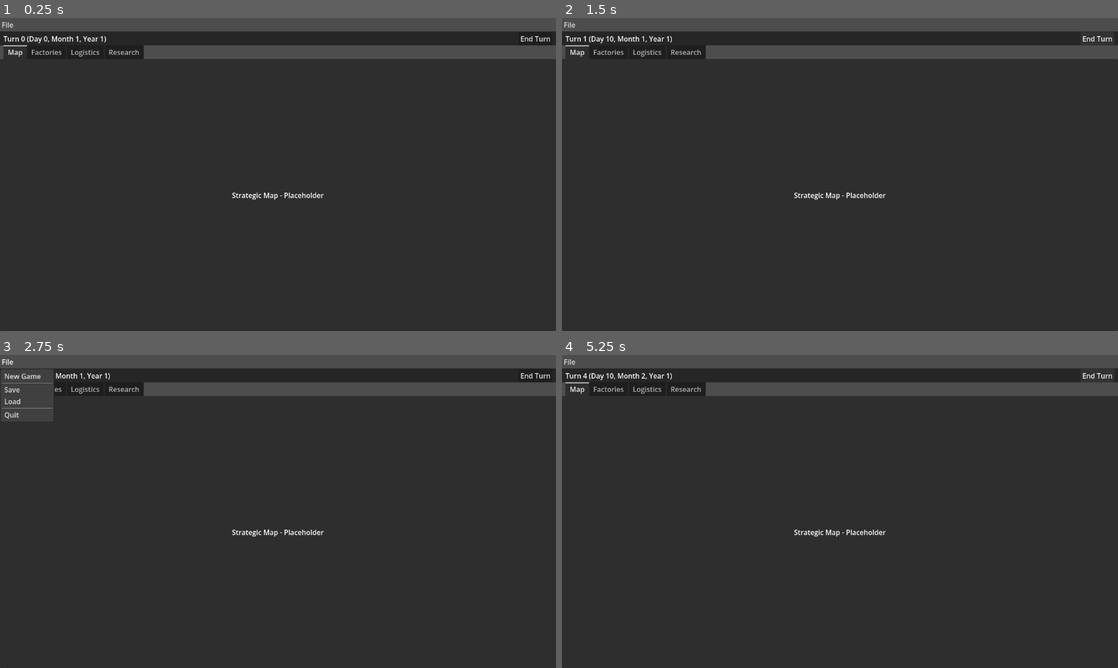
Above: before the commit, frames 1-4 (two rows, left to right).
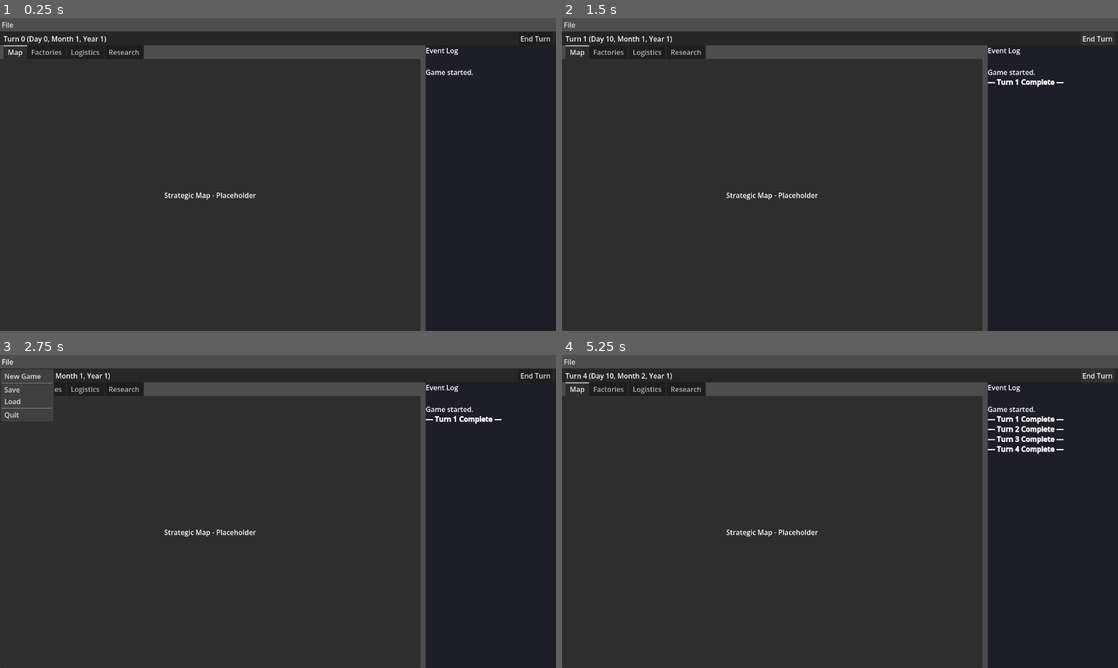
Above: after the commit, the same moments.

Repository: gammamike/Pixel
Game: Godot game, scene res://scenes/main.tscn
Two runs of this game, one before a commit and one after it. Both use one fixed random seed, a clock stepped at 60 frames per second and the inputs below.
Inputs:
- Up to frame 1 (0.25 s): no input
- Up to frame 2 (1.5 s): click "File" at 0.5 s; click "End Turn" at 1.25 s
- Up to frame 3 (2.75 s): click "File" at 2 s
- Up to frame 4 (5.25 s): click "End Turn" at 2.75 s; click "File" at 3.5 s; click "End Turn" at 4.25 s; tap Enter at 5 s

The runs differ from the first frame. In frame 1, 2.1% of the frame differs, in the area x 29-100%, y 8-100%; in frame 2, 2.3%; in frame 3, 2.3%; in frame 4, 2.7%.

Commit message:
feat(01-03): create event log panel with auto-scrolling RichTextLabel
- Created event_log.tscn with ScrollContainer and RichTextLabel
- Created event_log.gd controller connecting to GameEvents signals
- Integrated event log into main_ui using HSplitContainer
- Event log displays turn completions, production, deliveries
- Auto-scrolls to newest entry with BBCode formatting support
- Dark background panel (RGB 0.12, 0.12, 0.15) for visual separation

Diff:
--- /dev/null
+++ b/scenes/ui/event_log.tscn
@@ -0,0 +1,34 @@
+[gd_scene load_steps=3 format=3 uid="uid://cqv3kx8y5n6mb"]
+
+[ext_resource type="Script" path="res://scripts/ui/event_log.gd" id="1_script"]
+
+[sub_resource type="StyleBoxFlat" id="StyleBoxFlat_1"]
+bg_color = Color(0.12, 0.12, 0.15, 1)
+
+[node name="EventLog" type="PanelContainer"]
+custom_minimum_size = Vector2(300, 0)
+theme_override_styles/panel = SubResource("StyleBoxFlat_1")
+script = ExtResource("1_script")
+
+[node name="VBoxContainer" type="VBoxContainer" parent="."]
+layout_mode = 2
+
+[node name="Header" type="Label" parent="VBoxContainer"]
+layout_mode = 2
+text = "Event Log"
+
+[node name="ScrollContainer" type="ScrollContainer" parent="VBoxContainer"]
+unique_name_in_owner = true
+layout_mode = 2
+size_flags_vertical = 3
+horizontal_scroll_mode = 3
+
+[node name="LogLabel" type="RichTextLabel" parent="VBoxContainer/ScrollContainer"]
+unique_name_in_owner = true
+layout_mode = 2
+size_flags_horizontal = 3
+size_flags_vertical = 3
+bbcode_enabled = true
+scroll_active = false
+autowrap_mode = 3
+fit_content = true
--- a/scenes/ui/main_ui.tscn
+++ b/scenes/ui/main_ui.tscn
@@ -1,10 +1,11 @@
-[gd_scene load_steps=6 format=3 uid="uid://dh5wfg1i1s7lc"]
+[gd_scene load_steps=7 format=3 uid="uid://dh5wfg1i1s7lc"]
 
 [ext_resource type="Script" path="res://scripts/ui/main_ui_controller.gd" id="1_script"]
 [ext_resource type="PackedScene" uid="uid://cv8ywg8k0n7jb" path="res://scenes/ui/map_view.tscn" id="1_map"]
 [ext_resource type="PackedScene" uid="uid://cpkj5wuomxuae" path="res://scenes/ui/factories_view.tscn" id="2_factories"]
 [ext_resource type="PackedScene" uid="uid://dqfx35kwo5hvp" path="res://scenes/ui/logistics_view.tscn" id="3_logistics"]
 [ext_resource type="PackedScene" uid="uid://bk6yj1vcpslm0" path="res://scenes/ui/research_view.tscn" id="4_research"]
+[ext_resource type="PackedScene" uid="uid://cqv3kx8y5n6mb" path="res://scenes/ui/event_log.tscn" id="5_event_log"]
 
 [sub_resource type="StyleBoxFlat" id="StyleBoxFlat_1"]
 bg_color = Color(0.15, 0.15, 0.15, 1)
@@ -77,22 +78,30 @@
 layout_mode = 2
 text = "End Turn"
 
-[node name="TabContainer" type="TabContainer" parent="VBoxContainer"]
-unique_name_in_owner = true
+[node name="HSplitContainer" type="HSplitContainer" parent="VBoxContainer"]
 layout_mode = 2
 size_flags_vertical = 3
 
-[node name="Map" parent="VBoxContainer/TabContainer" instance=ExtResource("1_map")]
+[node name="TabContainer" type="TabContainer" parent="VBoxContainer/HSplitContainer"]
+unique_name_in_owner = true
+layout_mode = 2
+size_flags_horizontal = 3
+size_flags_stretch_ratio = 3.0
+
+[node name="Map" parent="VBoxContainer/HSplitContainer/TabContainer" instance=ExtResource("1_map")]
 layout_mode = 2
 
-[node name="Factories" parent="VBoxContainer/TabContainer" instance=ExtResource("2_factories")]
+[node name="Factories" parent="VBoxContainer/HSplitContainer/TabContainer" instance=ExtResource("2_factories")]
 visible = false
 layout_mode = 2
 
-[node name="Logistics" parent="VBoxContainer/TabContainer" instance=ExtResource("3_logistics")]
+[node name="Logistics" parent="VBoxContainer/HSplitContainer/TabContainer" instance=ExtResource("3_logistics")]
 visible = false
 layout_mode = 2
 
-[node name="Research" parent="VBoxContainer/TabContainer" instance=ExtResource("4_research")]
+[node name="Research" parent="VBoxContainer/HSplitContainer/TabContainer" instance=ExtResource("4_research")]
 visible = false
 layout_mode = 2
+
+[node name="EventLog" parent="VBoxContainer/HSplitContainer" instance=ExtResource("5_event_log")]
+layout_mode = 2
--- /dev/null
+++ b/scripts/ui/event_log.gd
@@ -0,0 +1,80 @@
+extends PanelContainer
+## Event log controller that listens to GameEvents signals and displays event history.
+##
+## This controller maintains a scrolling log of game events like turn completions,
+## production, deliveries, and custom log entries. The log auto-scrolls to show
+## the newest entries and supports BBCode formatting for colors and emphasis.
+
+@onready var scroll_container: ScrollContainer = %ScrollContainer
+@onready var log_label: RichTextLabel = %LogLabel
+
+var log_entries: PackedStringArray = PackedStringArray()
+
+
+func _ready() -> void:
+	_connect_signals()
+	add_log_entry("Game started.")
+
+
+func _connect_signals() -> void:
+	"""Connect to GameEvents signals for automatic log updates."""
+	GameEvents.turn_completed.connect(_on_turn_completed)
+	GameEvents.production_occurred.connect(_on_production_occurred)
+	GameEvents.delivery_made.connect(_on_delivery_made)
+	GameEvents.log_entry_added.connect(_on_log_entry_added)
+	GameEvents.game_loaded.connect(_on_game_loaded)
+
+
+func add_log_entry(text: String) -> void:
+	"""Add a new entry to the log and auto-scroll to show it."""
+	log_entries.append(text)
+	log_label.append_text("\n" + text)
+
+	# Auto-scroll to bottom after the next frame when content has updated
+	await get_tree().process_frame
+	scroll_container.scroll_vertical = int(scroll_container.get_v_scroll_bar().max_value)
+
+
+func _on_turn_completed(turn_number: int) -> void:
+	"""Log turn completion with bold formatting."""
+	add_log_entry("[b]--- Turn %d Complete ---[/b]" % turn_number)
+
+
+func _on_production_occurred(factory_name: String, item_name: String, quantity: int) -> void:
+	"""Log production events with green color."""
+	add_log_entry("[color=green]Production:[/color] %s produced %d x %s" % [factory_name, quantity, item_name])
+
+
+func _on_delivery_made(item_name: String, quantity: int, destination: String) -> void:
+	"""Log delivery events with cyan color."""
+	add_log_entry("[color=cyan]Delivery:[/color] %d x %s delivered to %s" % [quantity, item_name, destination])
+
+
+func _on_log_entry_added(text: String) -> void:
+	"""Handle generic log entry events."""
+	add_log_entry(text)
+
+
+func _on_game_loaded() -> void:
+	"""Clear and reload log entries when a game is loaded."""
+	clear_log()
+
+	# Reload entries from SaveManager if available
+	if SaveManager.current_save and SaveManager.current_save.has("event_log_entries"):
+		var saved_entries = SaveManager.current_save.event_log_entries
+		for entry in saved_entries:
+			log_entries.append(entry)
+			log_label.append_text("\n" + entry)
+	else:
+		add_log_entry("Game loaded.")
+
+
+func get_entries() -> PackedStringArray:
+	"""Return the current log entries for save persistence."""
+	return log_entries
+
+
+func clear_log() -> void:
+	"""Clear all log entries and the display."""
+	log_entries.clear()
+	log_label.clear()
